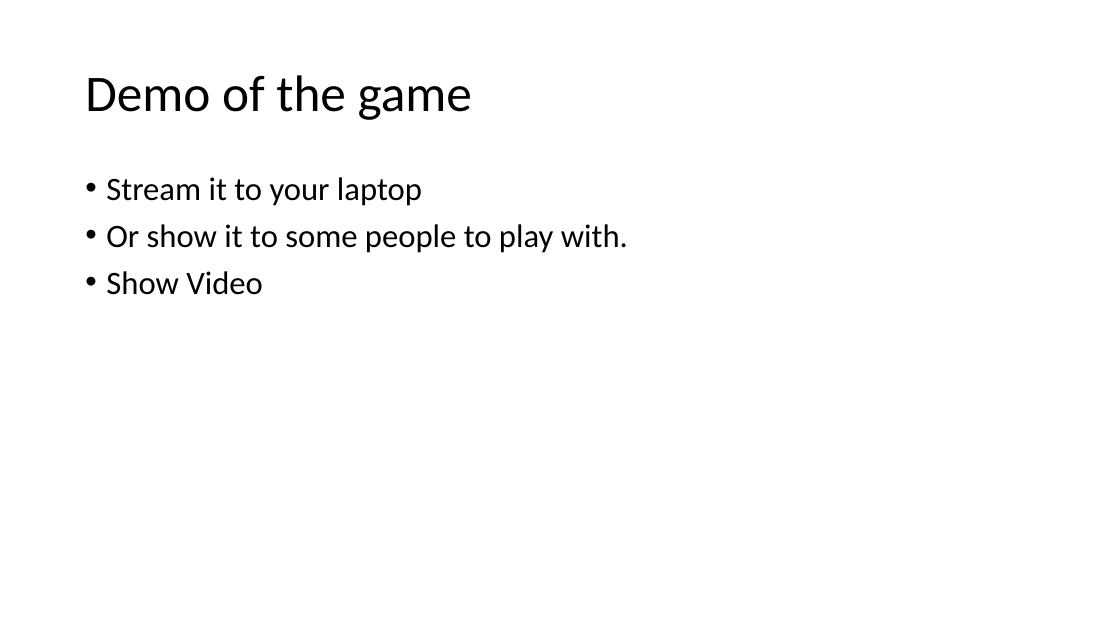
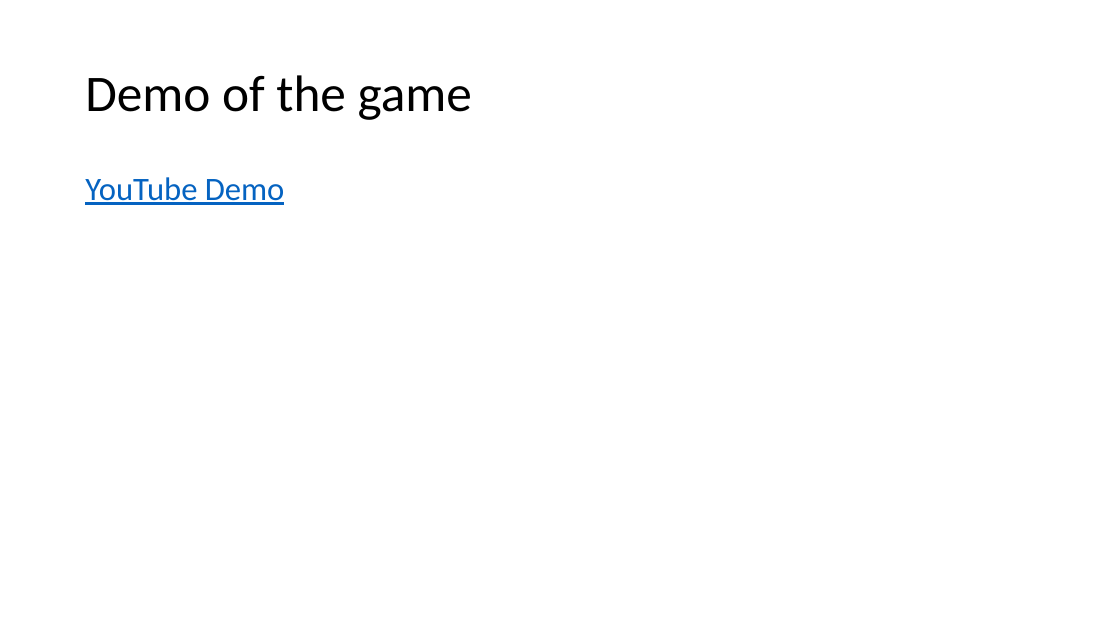
Before and after one commit to kevgleeson78/Gesture-Based-UI-Project, a slide deck: slide 8 of Presentation/New Microsoft PowerPoint Presentation.pptx. Drawn at 1120x630 pixels with LibreOffice and Linux fonts; fonts in the diff are those of the drawing. Boxes give left, top, right and bottom in pixels: in the first picture for what was removed or moved away, otherwise in the second. Text is boxed around its words. In the diff, an @@ line names an element or a change of style, - is before the commit and + after.

```diff
--- a/Presentation/New Microsoft PowerPoint Presentation.pptx
+++ b/Presentation/New Microsoft PowerPoint Presentation.pptx
@@ text at box(85, 177, 285, 205): text changed; text colour #000000 to #0563C1 @@
-• Stream it to your laptop
-• Or show it to some people to play with.
-• Show Video
+YouTube Demo
```
Also in this commit, not shown: 7 other slides changed, 1 other file.
